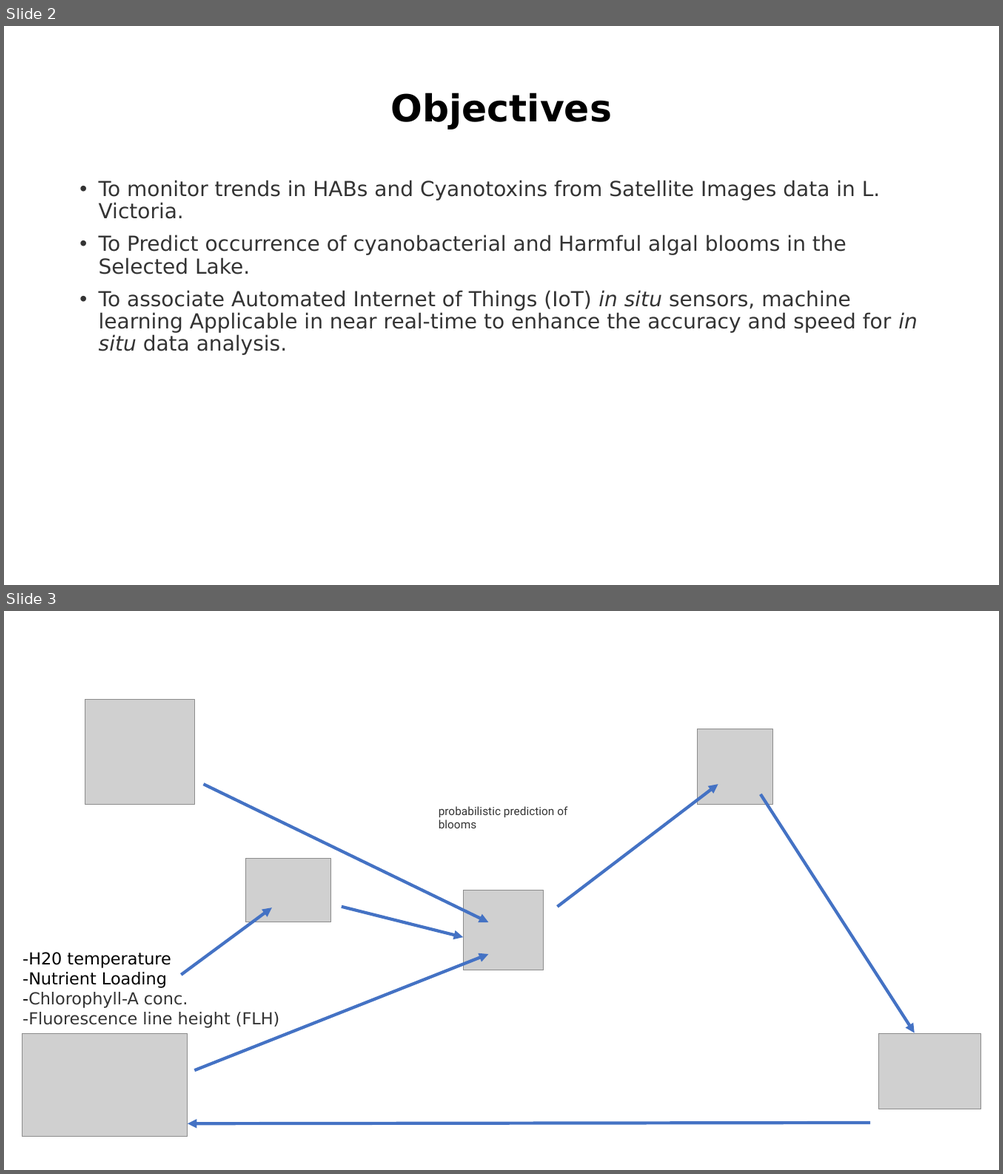
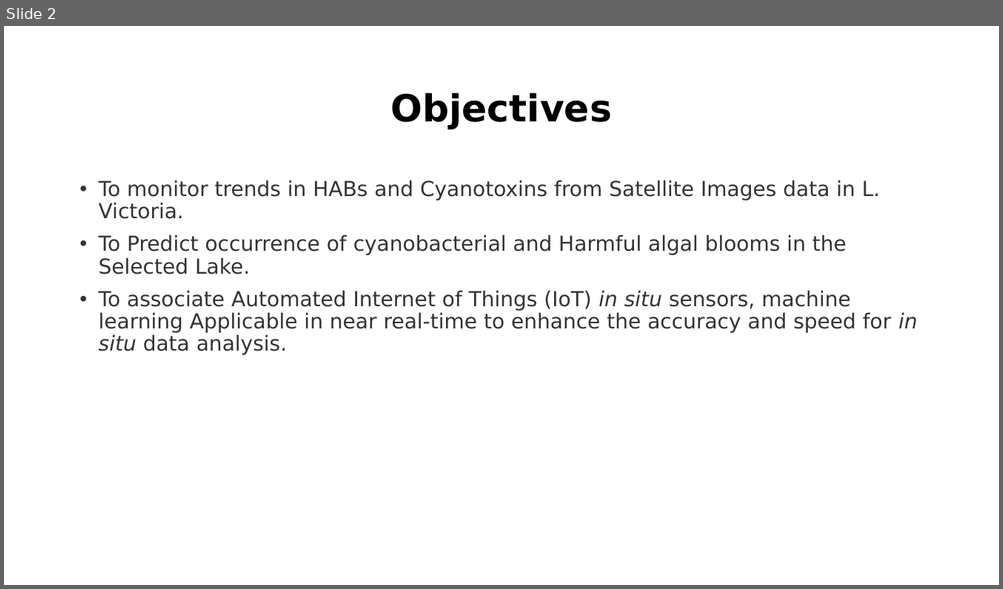
Before and after one commit to OkomoJacob/FinalYearProject, a slide deck: pptx.pptx. Shown one above the other, each under a label of ours: slides 2 and 3 before the commit, slide 2 after it. The pictures are 1003x1174 and 1003x589 pixels, drawn with LibreOffice and Linux fonts; fonts in the diff are those of the drawing; grey boxes stand for pictures. Boxes give left, top, right and bottom in pixels: in the first picture for what was removed or moved away, otherwise in the second. Text is boxed around its words. In the diff, an @@ line names an element or a change of style, - is before the commit and + after.

```diff
--- a/pptx.pptx
+++ b/pptx.pptx
@@ slide 3 removed at <box>4,611,999,1170</box>, background #FFFFFF @@
@@ picture removed at <box>85,700,194,805</box> @@
@@ picture removed at <box>697,729,772,804</box> @@
@@ arrow removed from (203, 784) to (488, 923) @@
@@ arrow removed from (558, 907) to (718, 784) @@
@@ text removed at <box>438,806,567,829</box> @@
-probabilistic prediction of blooms
@@ arrow removed from (760, 795) to (914, 1034) @@
@@ picture removed at <box>246,859,331,922</box> @@
@@ picture removed at <box>463,891,543,971</box> @@
@@ arrow removed from (181, 975) to (272, 908) @@
@@ arrow removed from (341, 907) to (463, 938) @@
@@ text removed at <box>22,952,279,1028</box> @@
--H20 temperature
--Nutrient Loading
--Chlorophyll-A conc.
--Fluorescence line height (FLH)
@@ arrow removed from (194, 1071) to (488, 954) @@
@@ picture removed at <box>22,1034,188,1137</box> @@
@@ picture removed at <box>879,1034,981,1110</box> @@
@@ arrow removed from (871, 1124) to (188, 1125) @@
```
Also in this commit, not shown: 1 slide changed, 2 slides added, 1 other file.
